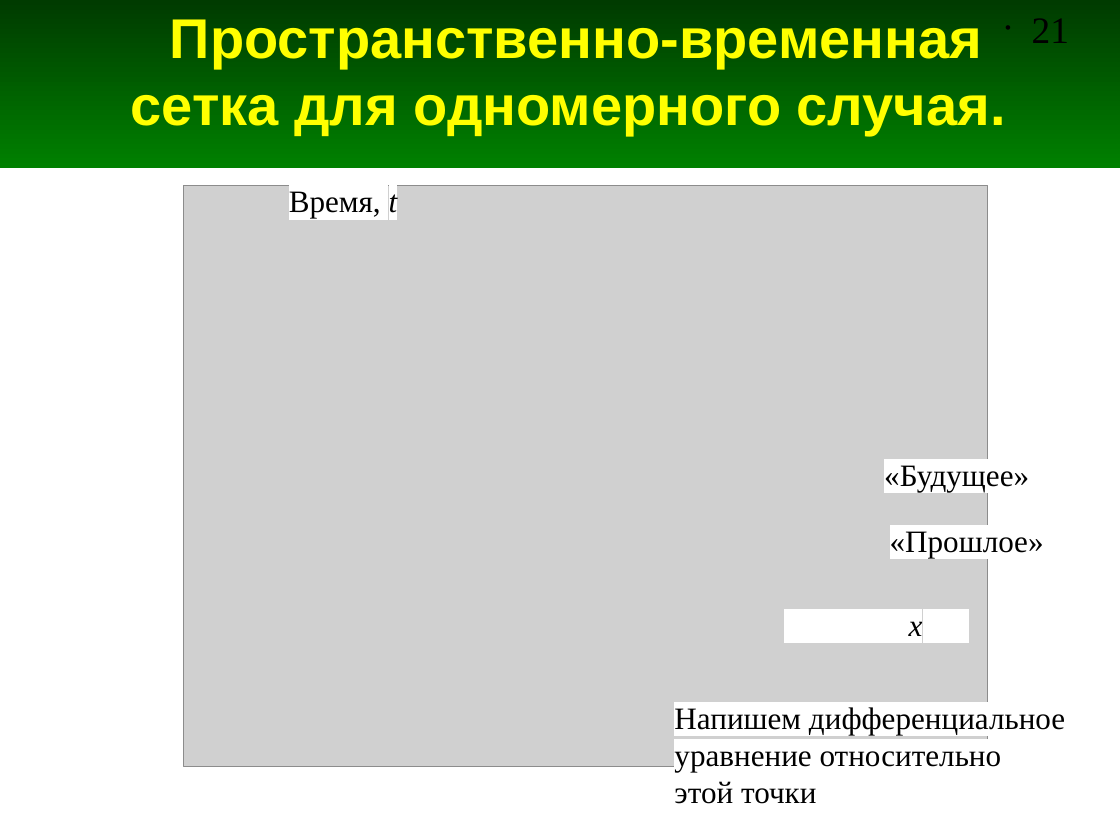
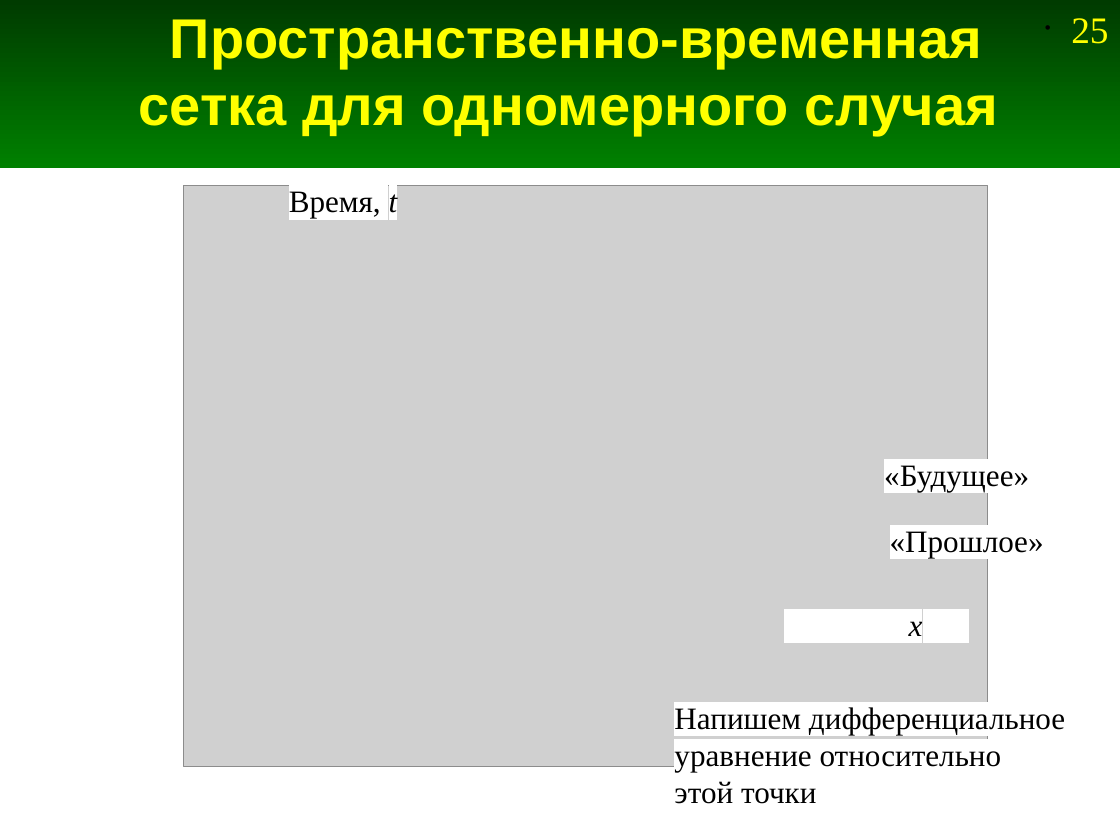
Before and after one commit to andris0147sv/modelling, a slide deck: slide 25 of presentations/2. FDTD.odp (slide 21 before the commit). Drawn at 1120x840 pixels with LibreOffice and Linux fonts; fonts in the diff are those of the drawing; grey boxes stand for pictures. Boxes give left, top, right and bottom in pixels: in the first picture for what was removed or moved away, otherwise in the second. Text is boxed around its words. In the diff, an @@ line names an element or a change of style, - is before the commit and + after.

```diff
--- a/presentations/2. FDTD.odp
+++ b/presentations/2. FDTD.odp
@@ title at bbox=[139, 19, 998, 135]: text changed @@
-Пространственно-временная сетка для одномерного случая.
+Пространственно-временная сетка для одномерного случая
@@ page number removed at bbox=[1032, 18, 1069, 43] @@
-• 21
@@ page number added at bbox=[1071, 18, 1108, 44], 24 pt, text #FFFF00 @@
+• 25
```
Also in this commit, not shown: 253 other slides changed, 4 slides added, 6 other files.
